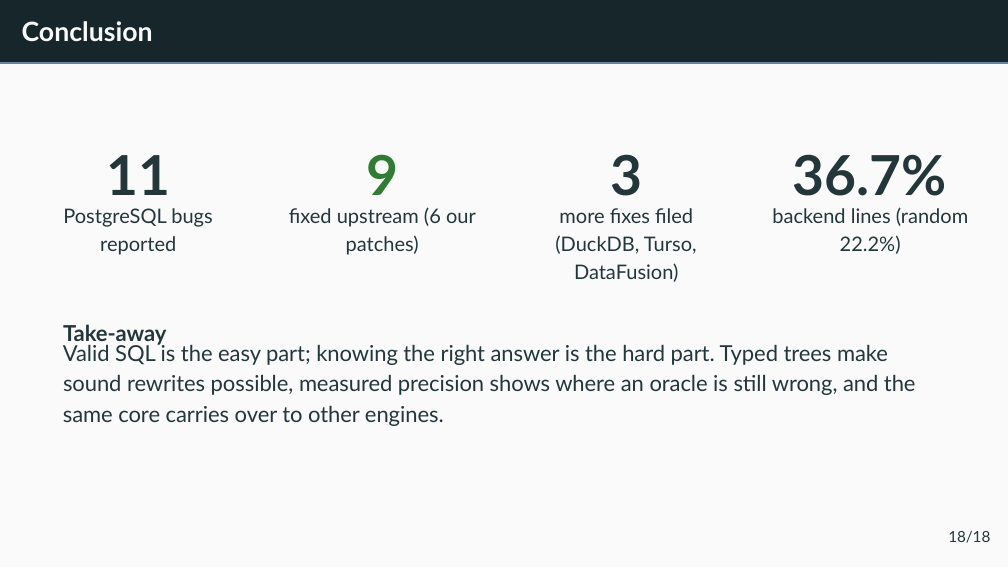
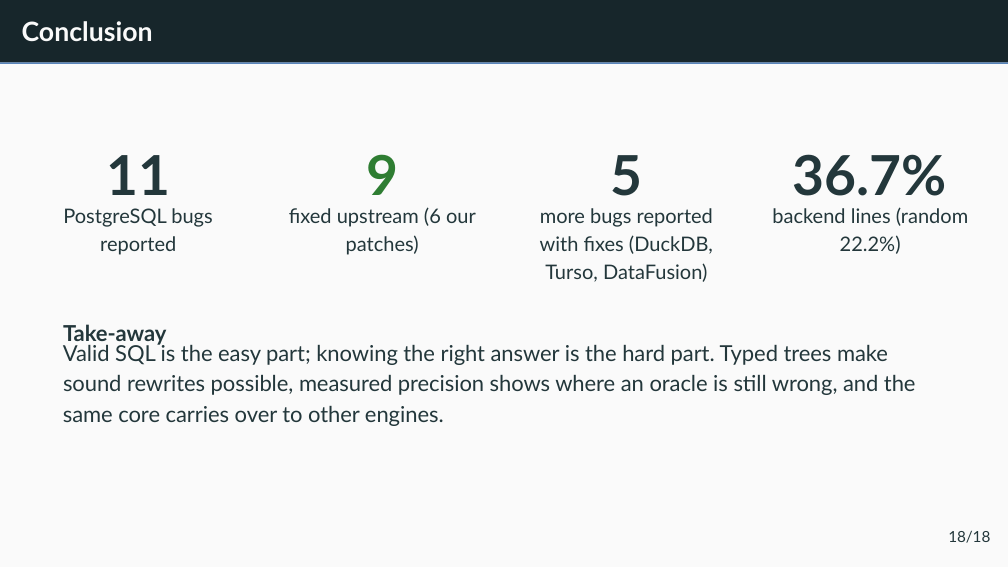
Before and after one commit to v28k/cs5187-term-project, a slide deck: slide 23 of completion/slides/final_presentation.pptx. Drawn at 1008x567 pixels with LibreOffice and Linux fonts; fonts in the diff are those of the drawing. Boxes give left, top, right and bottom in pixels: in the first picture for what was removed or moved away, otherwise in the second. Text is boxed around its words. In the diff, an @@ line names an element or a change of style, - is before the commit and + after.

Commit message:
Generalized fuzzer: five filed bugs, rule-kernel result and reproduce_generalized.sh in paper, slides and guide

```diff
--- a/completion/slides/final_presentation.pptx
+++ b/completion/slides/final_presentation.pptx
@@ text at (x1=610, y1=155, x2=642, y2=196): text changed @@
-3
+5
@@ text at (x1=540, y1=208, x2=713, y2=227): text changed @@
-more ﬁxes ﬁled
+more bugs reported
@@ text at (x1=540, y1=235, x2=713, y2=254): text changed @@
-(DuckDB, Turso,
+with ﬁxes (DuckDB,
@@ text at (x1=545, y1=263, x2=708, y2=282): text changed @@
-DataFusion)
+Turso, DataFusion)
```
Also in this commit, not shown: 1 other slide changed, 24 other files.
